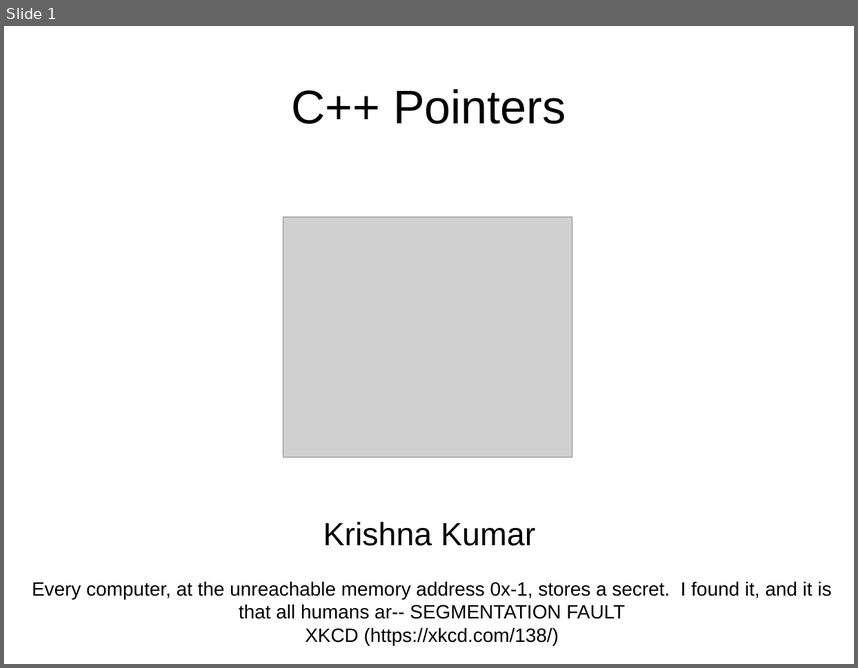
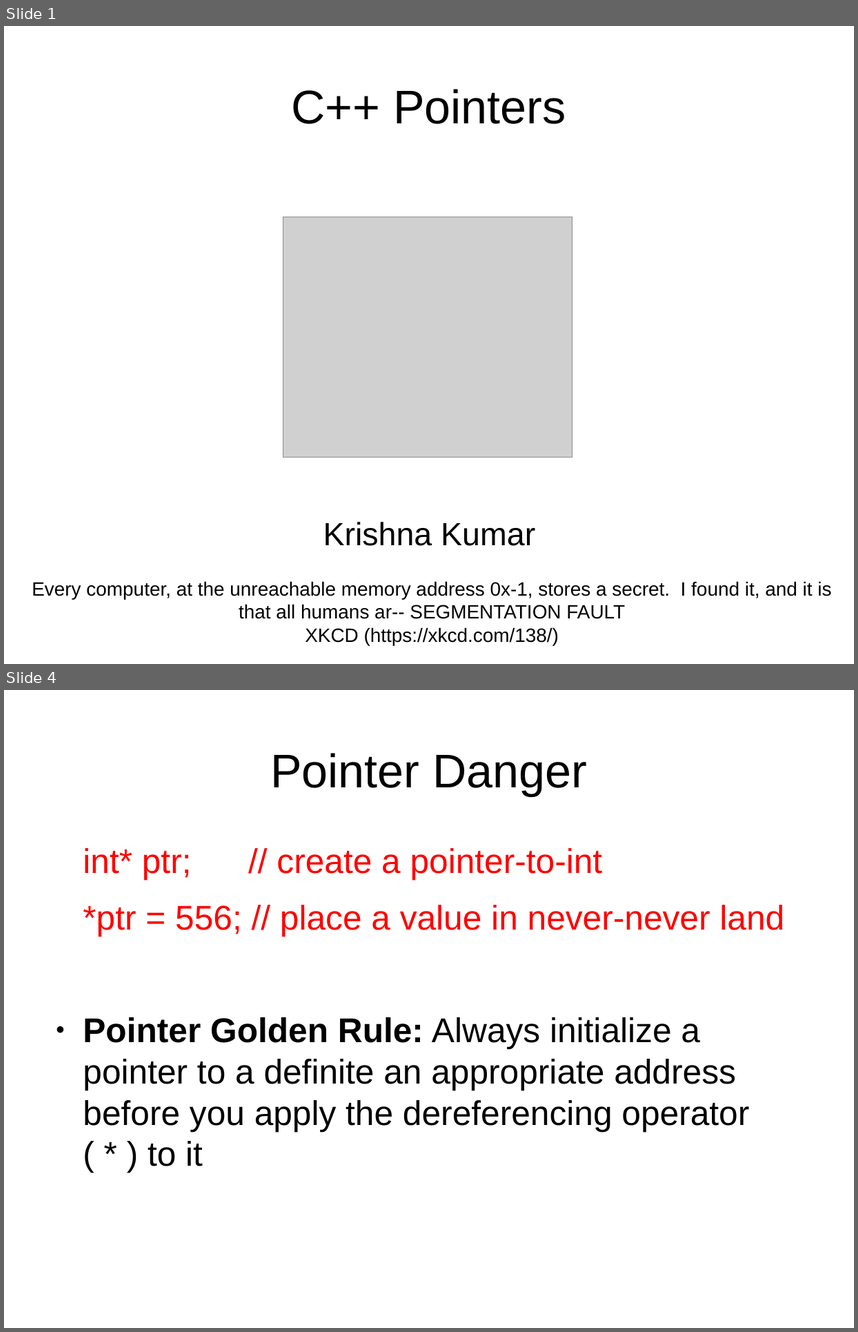
Before and after one commit to kks32/cpp-software-development, a slide deck: Ex6_Pointers/Ex6_Pointers.odp. Shown one above the other, each under a label of ours: slide 1 before the commit, slides 1 and 4 after it; the slides between them are not shown. The pictures are 858x668 and 858x1332 pixels, drawn with LibreOffice and Linux fonts; fonts in the diff are those of the drawing; grey boxes stand for pictures. Boxes give left, top, right and bottom in pixels: in the first picture for what was removed or moved away, otherwise in the second. Text is boxed around its words. In the diff, an @@ line names an element or a change of style, - is before the commit and + after.

Commit message:
Pointer Danger

```diff
--- a/Ex6_Pointers/Ex6_Pointers.odp
+++ b/Ex6_Pointers/Ex6_Pointers.odp
@@ slide 4 added at box(4, 690, 854, 1328), background #FFFFFF @@
@@ title added at box(270, 753, 587, 796), 44 pt, text #000000 @@
+Pointer Danger
@@ text added at box(83, 848, 784, 1166), 32 pt, text #000000 @@
+int* ptr; // create a pointer-to-int
+*ptr = 556; // place a value in never-never land
+● Pointer Golden Rule: Always initialize a pointer to a definite an appropriate address before you apply the dereferencing operator ( * ) to it
```
Also in this commit, not shown: 1 slide changed, 2 other slides added, 1 other file.
